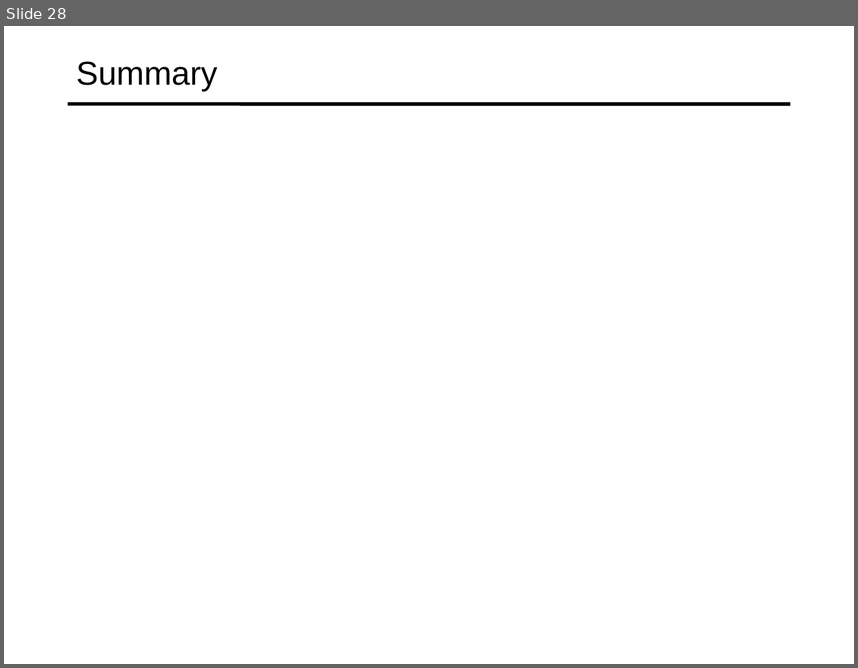
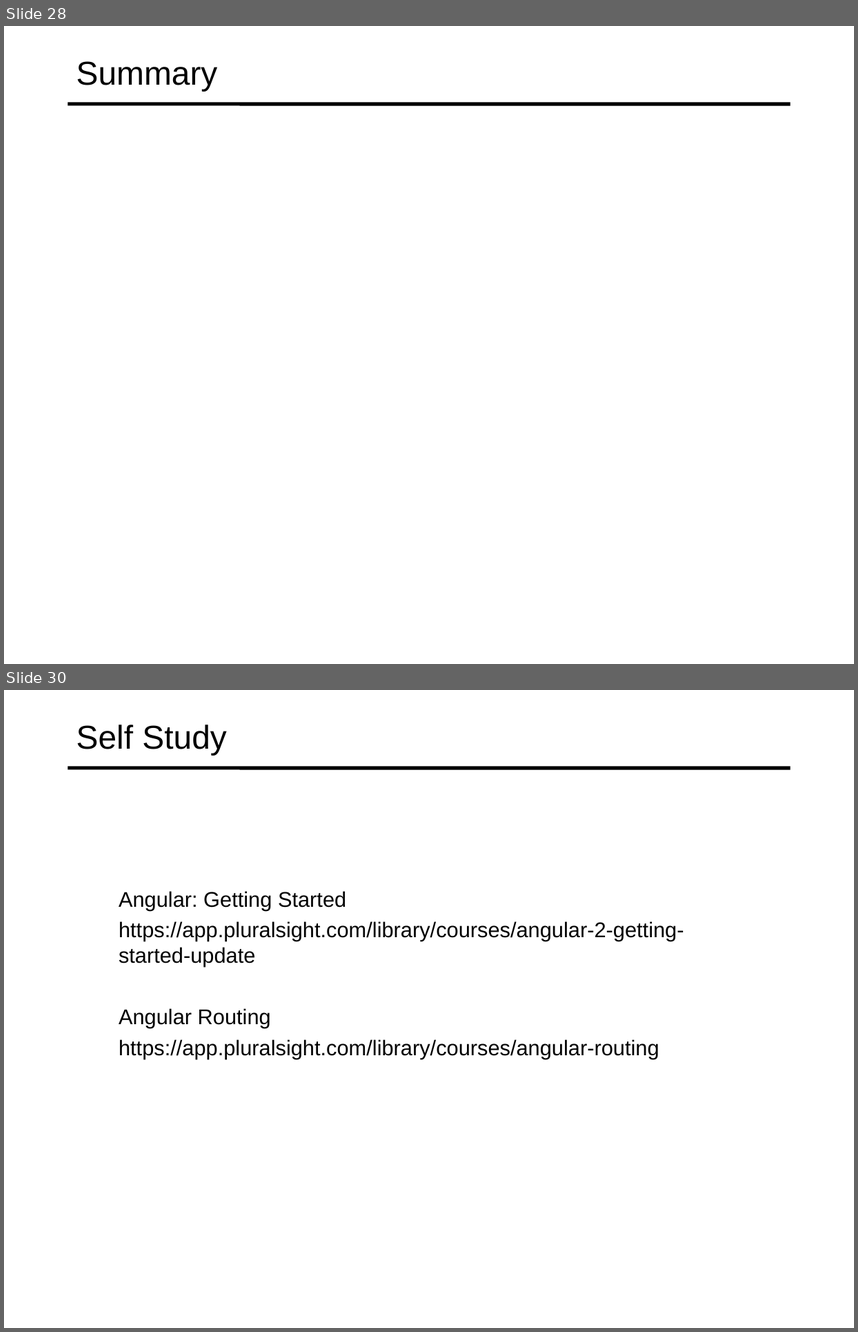
Before and after one commit to specter01wj/Jago_Link_Training, a slide deck: Angular/Angular12/Angular Advanced Course/Essentials/8.Routing and Navigation/L8_Routing and Navigation.ppt. Shown one above the other, each under a label of ours: slide 28 before the commit, slides 28 and 30 after it; the slides between them are not shown. The pictures are 858x668 and 858x1332 pixels, drawn with LibreOffice and Linux fonts; fonts in the diff are those of the drawing. Boxes give left, top, right and bottom in pixels: in the first picture for what was removed or moved away, otherwise in the second. Text is boxed around its words. In the diff, an @@ line names an element or a change of style, - is before the commit and + after.

```diff
--- a/Angular/Angular12/Angular Advanced Course/Essentials/8.Routing and Navigation/L8_Routing and Navigation.ppt
+++ b/Angular/Angular12/Angular Advanced Course/Essentials/8.Routing and Navigation/L8_Routing and Navigation.ppt
@@ slide 30 added at [4, 690, 854, 1328], background #FFFFFF; not listed: 1 template element that a slide beside it also shows @@
@@ title added at [76, 724, 226, 756], 28 pt, text #000000 @@
+Self Study
@@ text added at [119, 891, 684, 1059], 18 pt, text #000000 @@
+  Angular: Getting Started
+  https://app.pluralsight.com/library/courses/angular-2-getting-started-update
+  Angular Routing
+  https://app.pluralsight.com/library/courses/angular-routing
```
Also in this commit, not shown: 1 other slide added, 2 other files.
